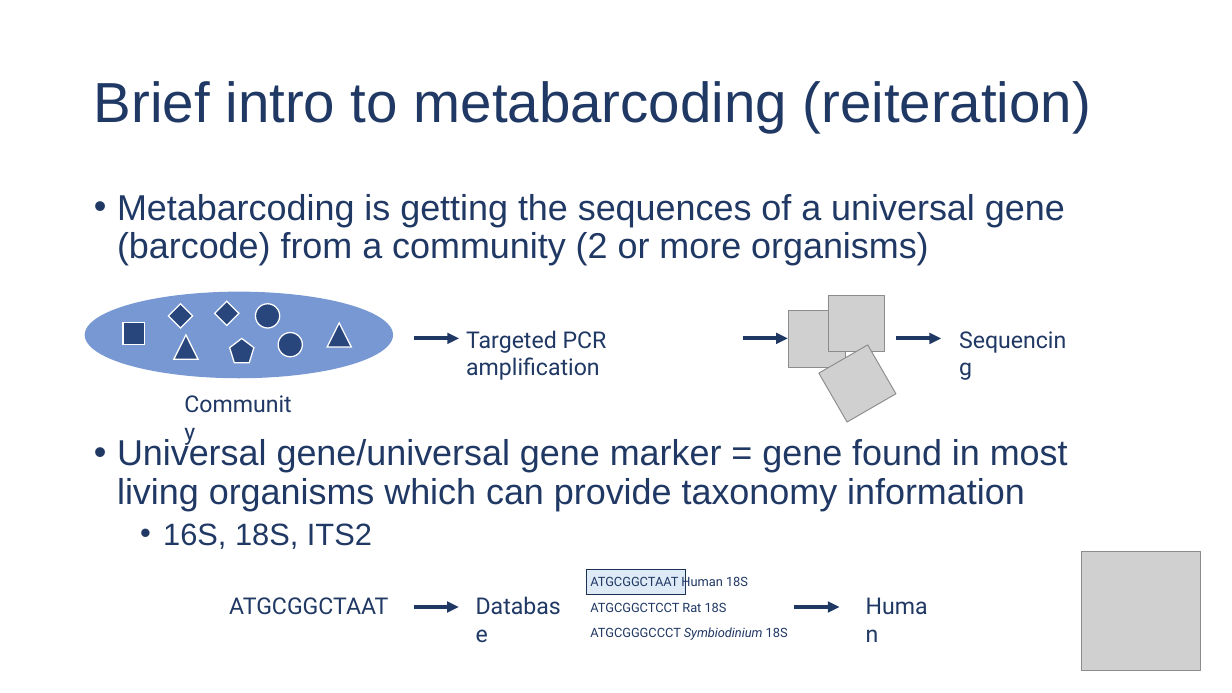
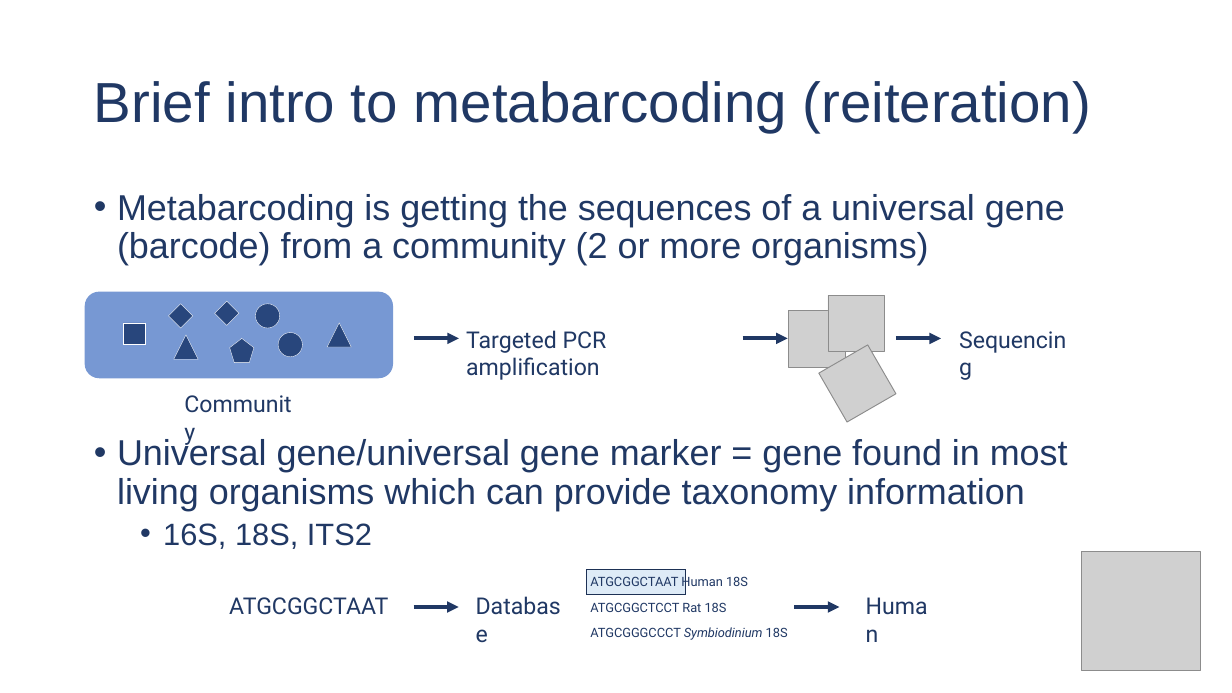
Before and after one commit to jbquijano/Metabarcoding-Workshop, a slide deck: slide 2 of Session-03-ITS2_Symbiodiniaceae_workflow_in_R_and_RStudio/Session-03-01-Symportal-what-gives.pptx. Drawn at 1232x693 pixels with LibreOffice and Linux fonts; fonts in the diff are those of the drawing; grey boxes stand for pictures. Boxes give left, top, right and bottom in pixels: in the first picture for what was removed or moved away, otherwise in the second. Text is boxed around its words. In the diff, an @@ line names an element or a change of style, - is before the commit and + after.

```diff
--- a/Session-03-ITS2_Symbiodiniaceae_workflow_in_R_and_RStudio/Session-03-01-Symportal-what-gives.pptx
+++ b/Session-03-ITS2_Symbiodiniaceae_workflow_in_R_and_RStudio/Session-03-01-Symportal-what-gives.pptx
@@ rounded rectangle at <box>85,292,394,379</box>: ellipse to rounded rectangle @@
@@ outline #FFFFFF 1 pt to #FFFFFF 0.25 pt in 7 elements at <box>174,335,198,359</box>, <box>214,301,238,325</box>, <box>255,304,279,328</box>, <box>278,333,302,357</box>, <box>230,338,254,362</box>, <box>327,323,351,347</box>, <box>168,304,192,328</box> @@
```
Also in this commit, not shown: 3 other files.
